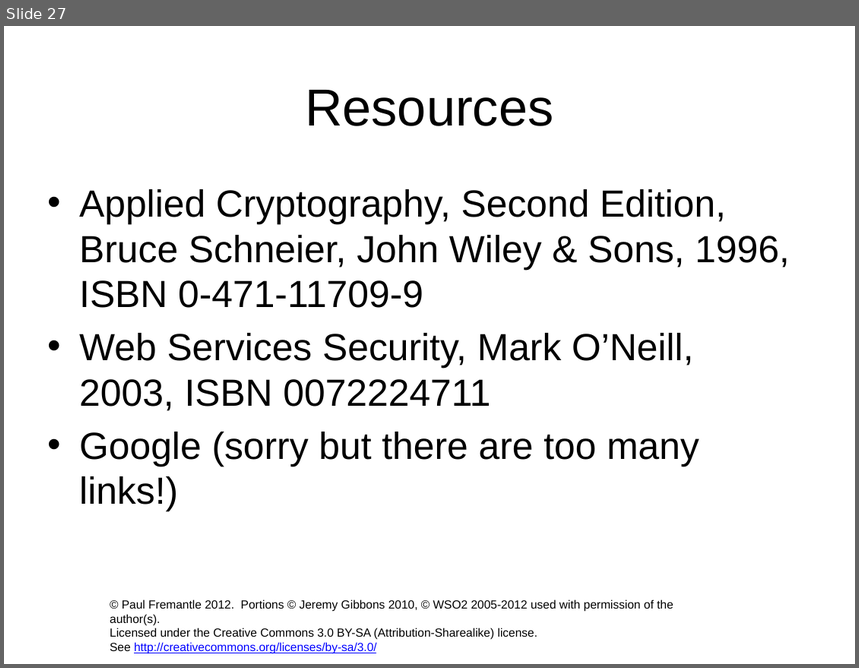
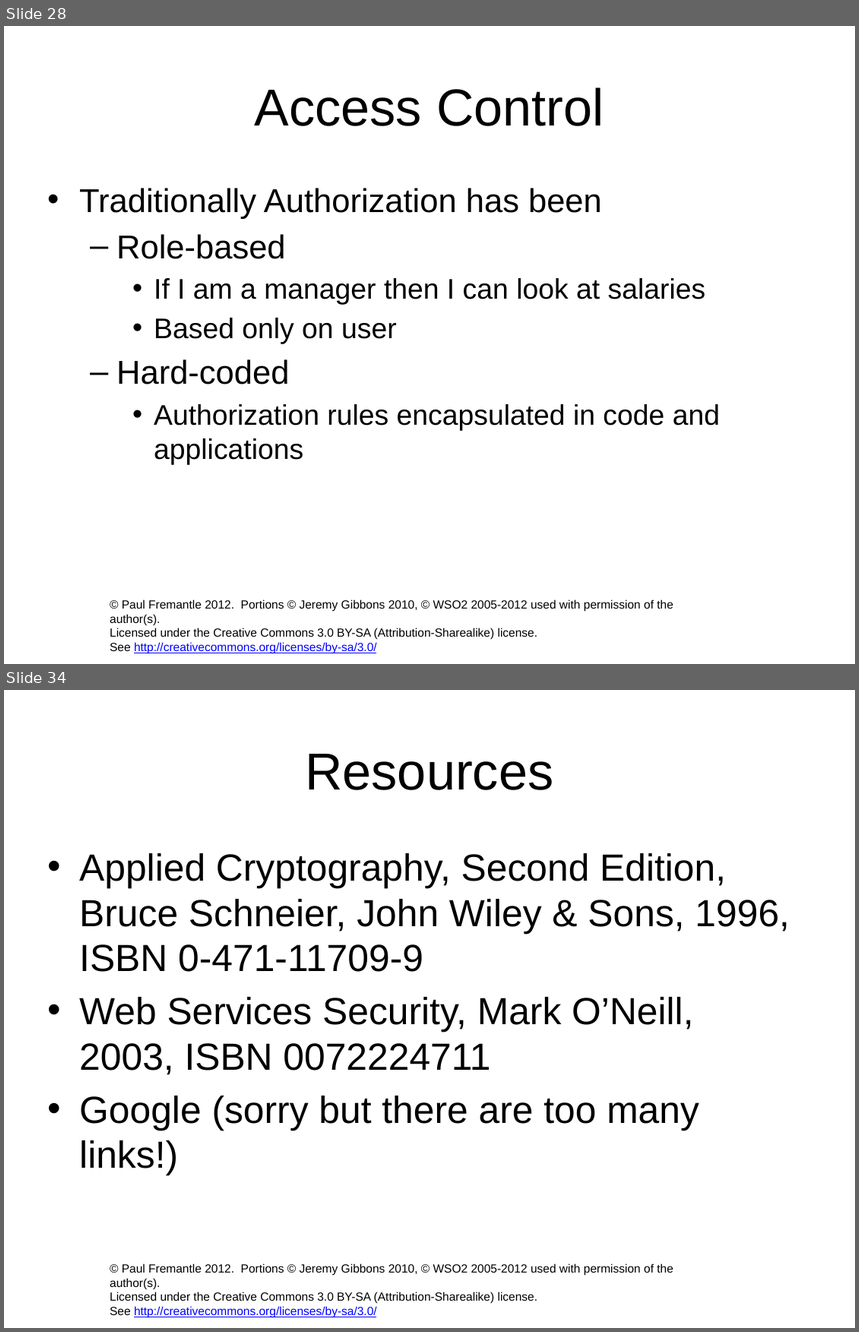
Before and after one commit to pzfreo/ox-soa-old, a slide deck: presentations/09-Security.pptx. Shown one above the other, each under a label of ours: slide 27 before the commit, slides 28 and 34 after it; the slides between them are not shown. The pictures are 859x668 and 859x1332 pixels, drawn with LibreOffice and Linux fonts; fonts in the diff are those of the drawing; background and template pictures are left out. Boxes give left, top, right and bottom in pixels: in the first picture for what was removed or moved away, otherwise in the second. Text is boxed around its words. In the diff, an @@ line names an element or a change of style, - is before the commit and + after.

```diff
--- a/presentations/09-Security.pptx
+++ b/presentations/09-Security.pptx
@@ slide 28 added at <box>4,26,855,664</box>, background #FFFFFF; not listed: 1 template element that a slide beside it also shows @@
@@ title added at <box>255,88,604,126</box>, 44 pt, text #000000 @@
+Access Control
@@ text added at <box>79,188,720,465</box>, 24 pt, text #000000 @@
+• Traditionally Authorization has been
+  – Role-based
+    • If I am a manager then I can look at salaries
+    • Based only on user
+  – Hard-coded
+    • Authorization rules encapsulated in code and applications
@@ what was slide 27 is now slide 34 @@
```
Also in this commit, not shown: 1 slide changed, 6 other slides added, 2 other files.
